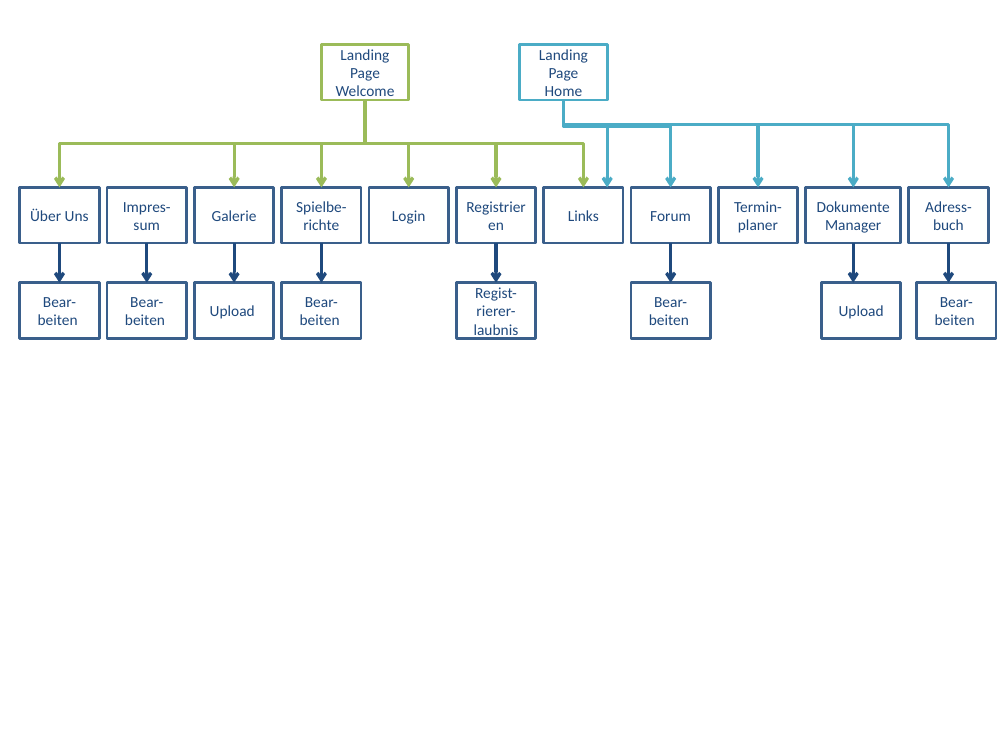
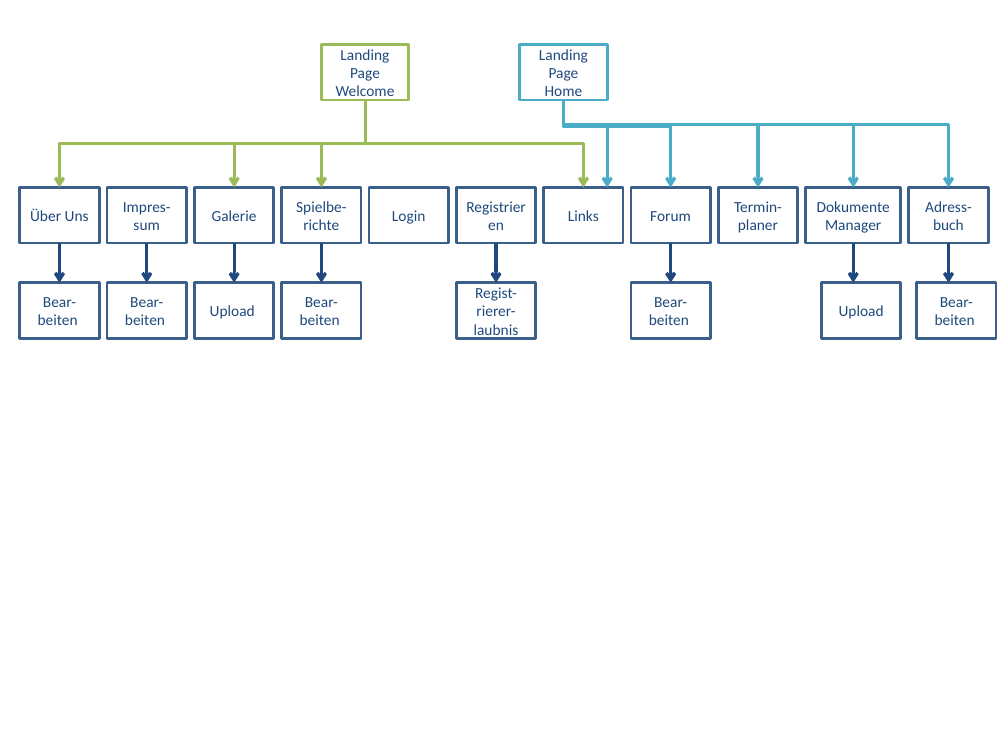
Before and after one commit to jumenz/este, a slide deck: slide 16 of Doku/Grafiken.pptx. Drawn at 1008x756 pixels with LibreOffice and Linux fonts; fonts in the diff are those of the drawing. Boxes give left, top, right and bottom in pixels: in the first picture for what was removed or moved away, otherwise in the second. Text is boxed around its words. In the diff, an @@ line names an element or a change of style, - is before the commit and + after.

```diff
--- a/Doku/Grafiken.pptx
+++ b/Doku/Grafiken.pptx
@@ elbow arrow removed from (365, 100) to (409, 187) @@
@@ elbow arrow removed from (365, 100) to (496, 187) @@
```
Also in this commit, not shown: 1 other slide changed.
